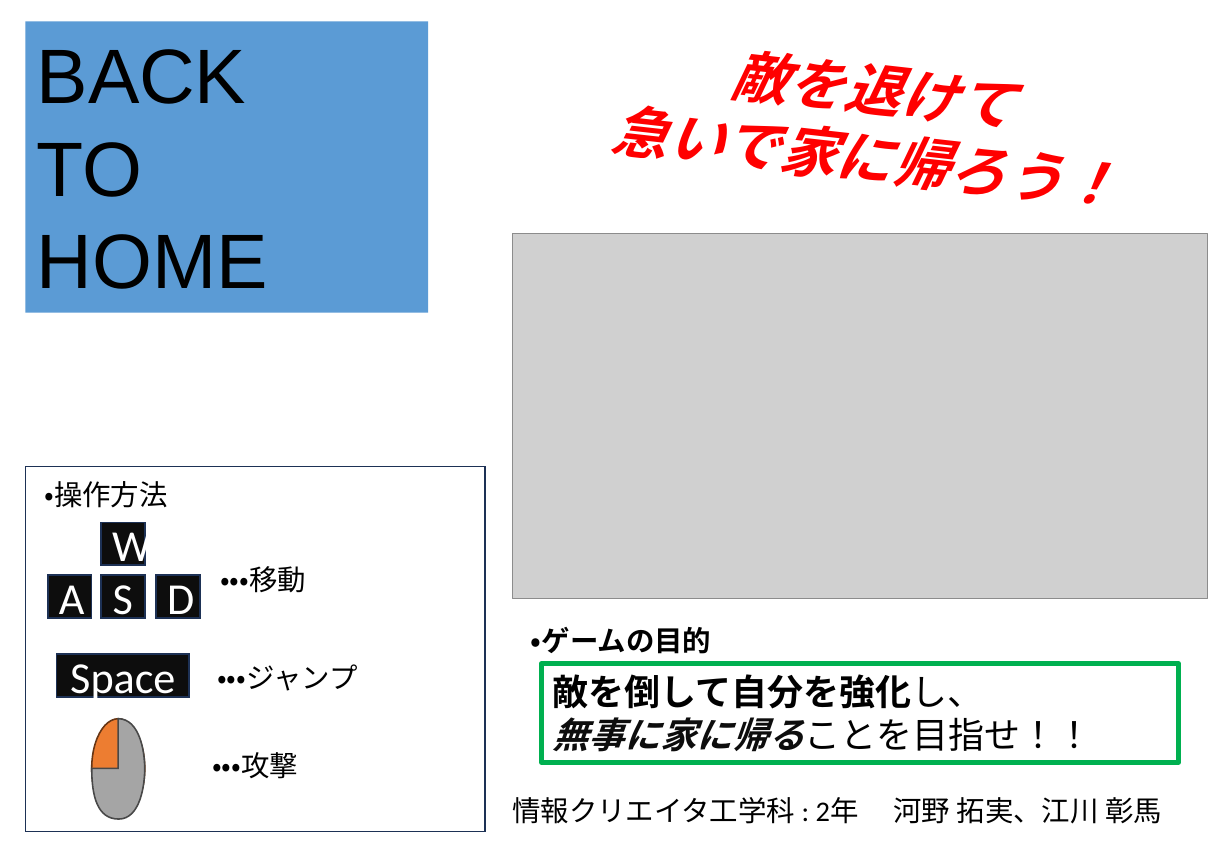
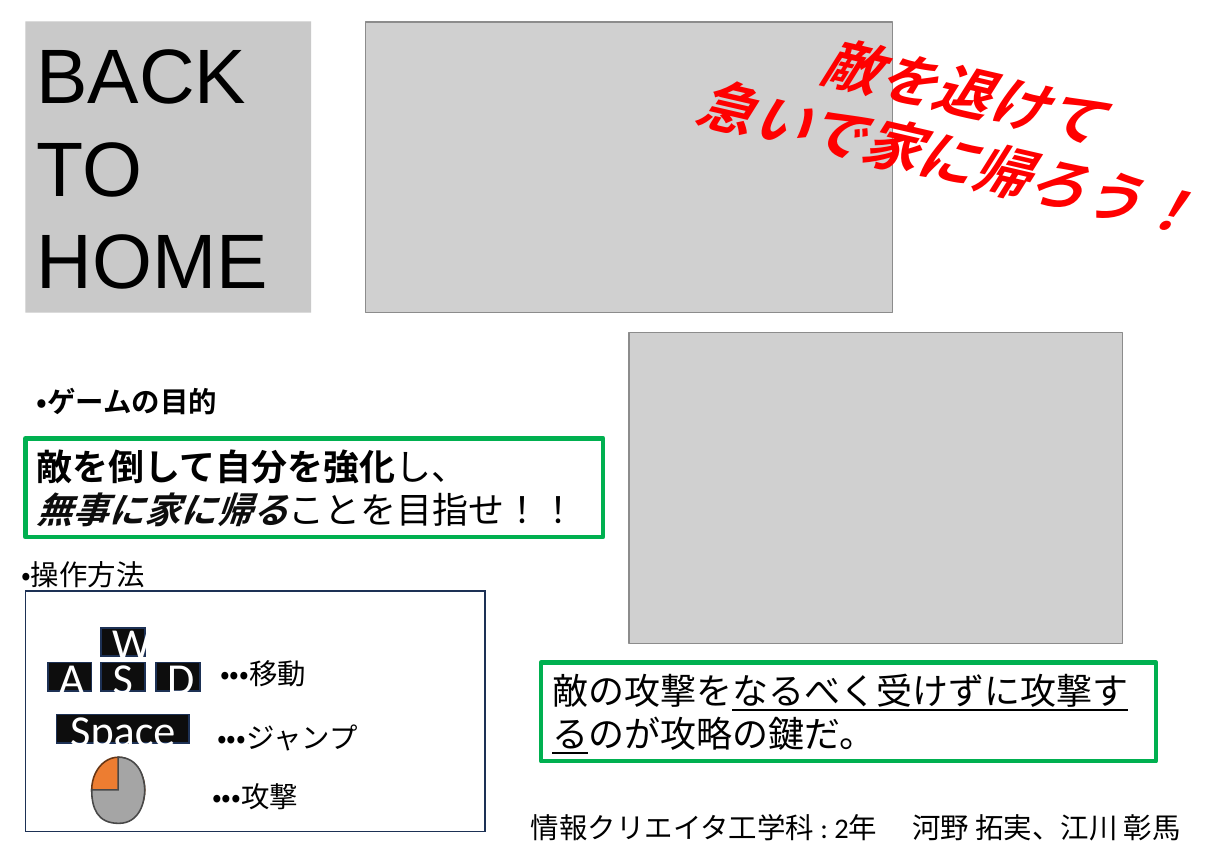
Before and after one commit to KawanoTakumi/2B-Team, a slide deck: slide 1 of BackToHome_ポスター.pptx. Drawn at 1232x853 pixels with LibreOffice and Linux fonts; fonts in the diff are those of the drawing; grey boxes stand for pictures. Boxes give left, top, right and bottom in pixels: in the first picture for what was removed or moved away, otherwise in the second. Text is boxed around its words. In the diff, an @@ line names an element or a change of style, - is before the commit and + after.

```diff
--- a/BackToHome_ポスター.pptx
+++ b/BackToHome_ポスター.pptx
@@ rectangle "BACK": place and size @@
-rectangle "BACK" at <box>25,22,428,313</box>
+rectangle "BACK" at <box>25,22,311,313</box>
@@ rectangle "BACK" at <box>25,22,311,313</box>: fill #5B9BD5 to #C9C9C9 @@
@@ picture: place and size @@
-picture at <box>513,233,1208,598</box>
+picture at <box>366,22,893,313</box>
@@ text "敵を退けて": place and size @@
-text "敵を退けて" at <box>609,51,1116,204</box>
+text "敵を退けて" at <box>694,22,1190,230</box>
@@ text "敵を退けて" at <box>694,22,1190,230</box>: rotation 6 to 13 degrees @@
@@ picture added at <box>629,332,1123,643</box> @@
@@ text "・ゲームの目的": place and size @@
-text "・ゲームの目的" at <box>531,627,711,654</box>
+text "・ゲームの目的" at <box>37,388,217,415</box>
@@ rectangle "敵を倒して自分を強化し、": place and size @@
-rectangle "敵を倒して自分を強化し、" at <box>541,664,1180,763</box>
+rectangle "敵を倒して自分を強化し、" at <box>25,439,603,538</box>
@@ text "・操作方法" rewrapped from <box>44,481,167,508</box> to <box>21,561,144,593</box> @@
@@ rectangle: place and size @@
-rectangle at <box>25,466,485,832</box>
+rectangle at <box>25,592,485,833</box>
@@ rectangle "W": place and size @@
-rectangle "W" at <box>101,522,146,565</box>
+rectangle "W" at <box>101,628,146,656</box>
@@ text "・・・移動": place and size @@
-text "・・・移動" at <box>220,566,306,593</box>
+text "・・・移動" at <box>220,660,306,687</box>
@@ rectangle "A": place and size @@
-rectangle "A" at <box>48,576,92,619</box>
+rectangle "A" at <box>48,663,92,692</box>
@@ rectangle "S": place and size @@
-rectangle "S" at <box>101,576,146,619</box>
+rectangle "S" at <box>101,663,146,692</box>
@@ rectangle "D": place and size @@
-rectangle "D" at <box>156,576,200,619</box>
+rectangle "D" at <box>156,663,200,692</box>
@@ rectangle added at <box>541,663,1157,762</box>, outline #00B050 3 pt, 22.8 pt, text #000000 @@
+敵の攻撃をなるべく受けずに攻撃するのが攻略の鍵だ。
@@ rectangle "Space": place and size @@
-rectangle "Space" at <box>57,654,189,697</box>
+rectangle "Space" at <box>57,714,189,743</box>
@@ text "・・・ジャンプ": place and size @@
-text "・・・ジャンプ" at <box>217,664,357,691</box>
+text "・・・ジャンプ" at <box>217,724,357,751</box>
@@ ellipse: place and size @@
-ellipse at <box>92,719,146,819</box>
+ellipse at <box>92,758,146,824</box>
@@ freeform shape: place and size @@
-freeform shape at <box>92,719,146,819</box>
+freeform shape at <box>92,758,146,824</box>
@@ text "・・・攻撃": place and size @@
-text "・・・攻撃" at <box>212,752,298,779</box>
+text "・・・攻撃" at <box>212,783,298,810</box>
@@ text "情報クリエイタ工学科 : 2年 河野 拓実、江川 ...": place and size @@
-text "情報クリエイタ工学科 : 2年 河野 拓実、江川 ..." at <box>512,797,1162,824</box>
+text "情報クリエイタ工学科 : 2年 河野 拓実、江川 ..." at <box>531,814,1181,841</box>
```
Also in this commit, not shown: 24 other files.
